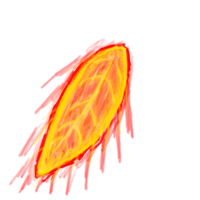
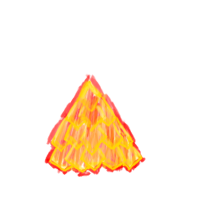
Layered file, before and after one edit (200×200). Changes by layer:
added layer "sunscale light" above "sunscale color" over [left=48, top=81, right=143, bottom=164]
added layer "sunscale color" above "sunscale glow" over [left=48, top=78, right=143, bottom=174]
added layer "sunscale glow" above "solar feathers light" over [left=44, top=73, right=146, bottom=177]
hid "solar feathers light" over [left=34, top=43, right=128, bottom=183]
hid "solar feathers color" over [left=22, top=43, right=131, bottom=189]
hid "solar feathers glow" over [left=8, top=38, right=134, bottom=196]
